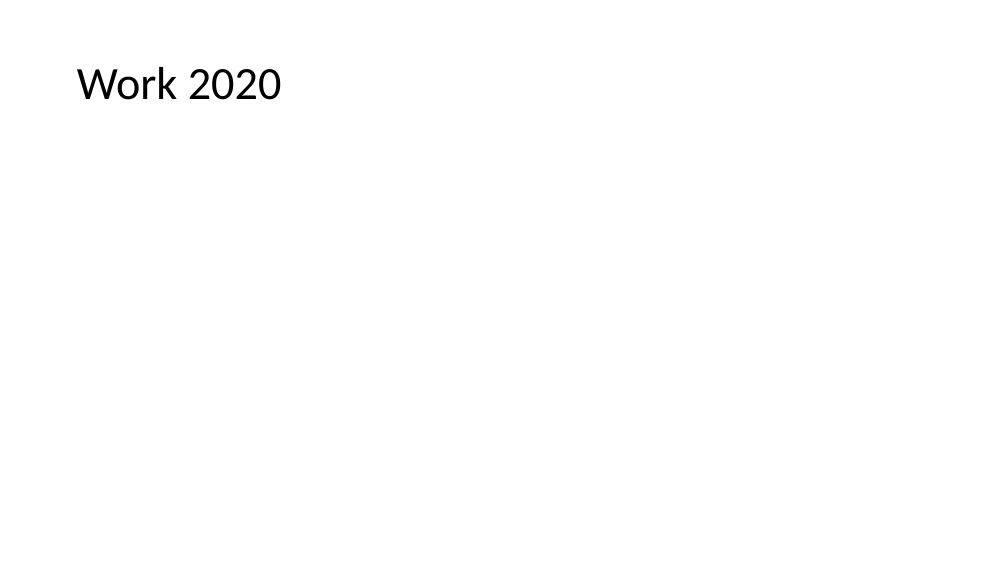
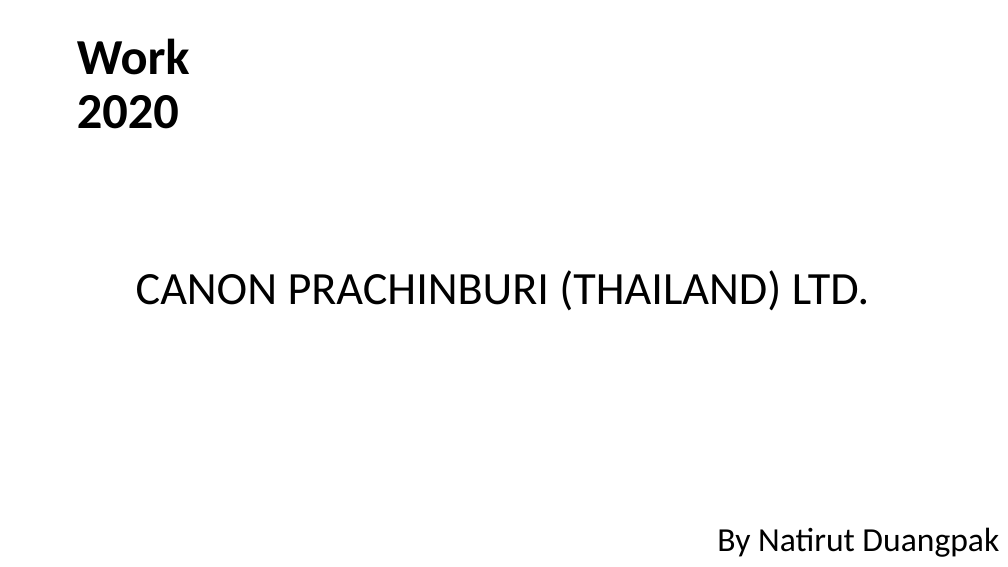
Before and after one commit to Natirut/accountApp, a slide deck: slide 1 of Presentation1.pptx. Drawn at 1008x567 pixels with LibreOffice and Linux fonts; fonts in the diff are those of the drawing. Boxes give left, top, right and bottom in pixels: in the first picture for what was removed or moved away, otherwise in the second. Text is boxed around its words. In the diff, an @@ line names an element or a change of style, - is before the commit and + after.

```diff
--- a/Presentation1.pptx
+++ b/Presentation1.pptx
@@ title "Work 2020" at box(77, 38, 190, 129): size 44 to 48 pt, bold on @@
@@ text added at box(136, 270, 870, 311), 44 pt, text #000000 @@
+CANON PRACHINBURI (THAILAND) LTD.
@@ text added at box(717, 527, 999, 557), 32 pt, text #000000 @@
+By Natirut Duangpak
```
Also in this commit, not shown: 6 other slides changed, 1 slide added, 1 slide removed, 1 other file.
